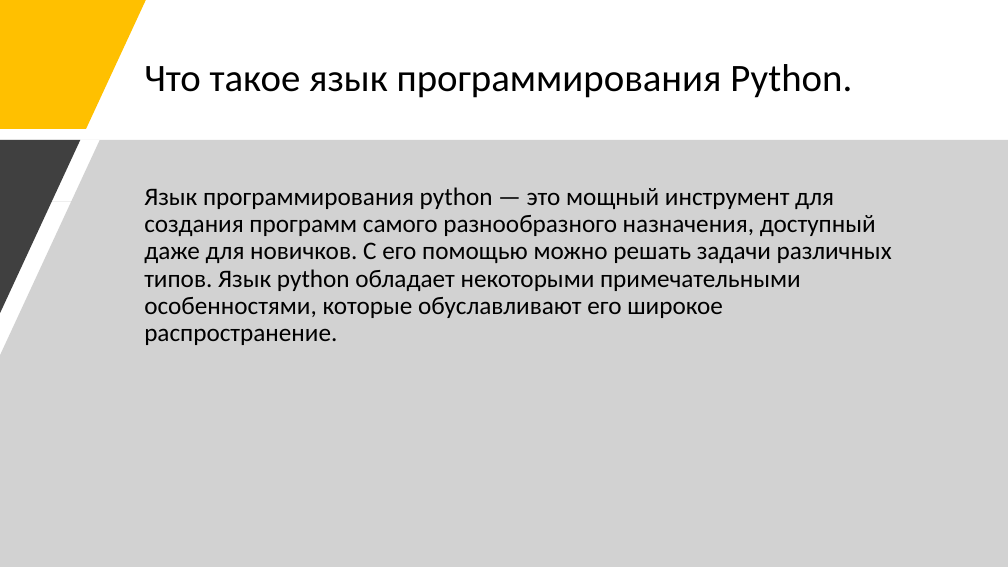
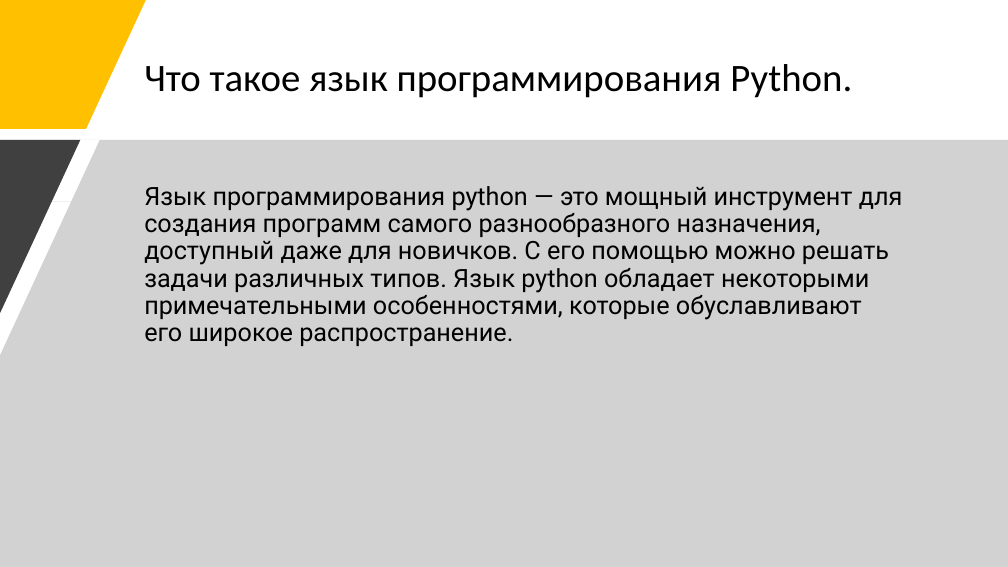
Before and after one commit to Jasczurka/PROJECT, a slide deck: slide 4 of Презентация 19.pptx. Drawn at 1008x567 pixels with LibreOffice and Linux fonts; fonts in the diff are those of the drawing. Boxes give left, top, right and bottom in pixels: in the first picture for what was removed or moved away, otherwise in the second. Text is boxed around its words. In the diff, an @@ line names an element or a change of style, - is before the commit and + after.

```diff
--- a/Презентация 19.pptx
+++ b/Презентация 19.pptx
@@ text "Язык программирования python — это ..." at box(144, 186, 903, 346): font Calibri to Roboto @@
```
Also in this commit, not shown: 2 other slides changed, 1 slide added.
